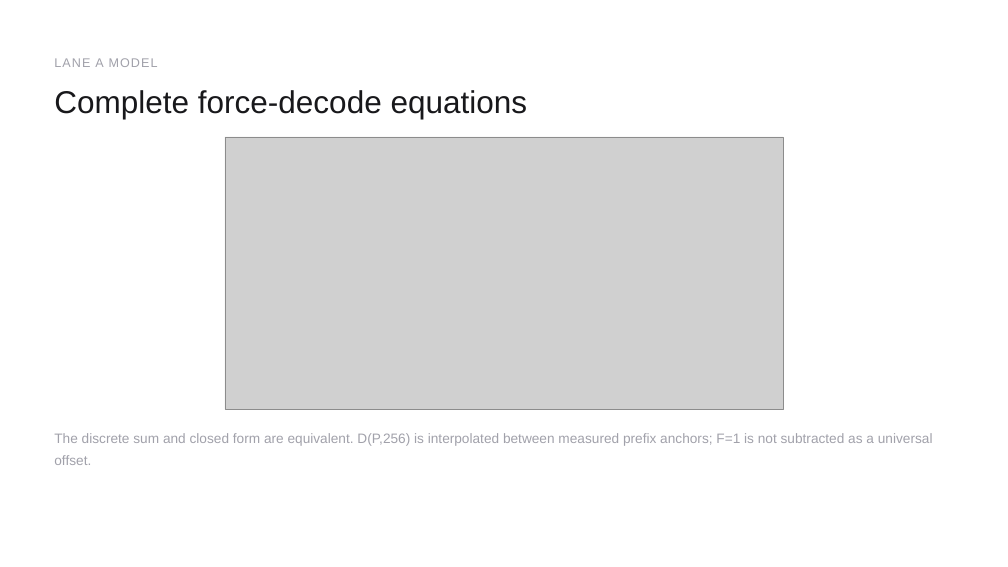
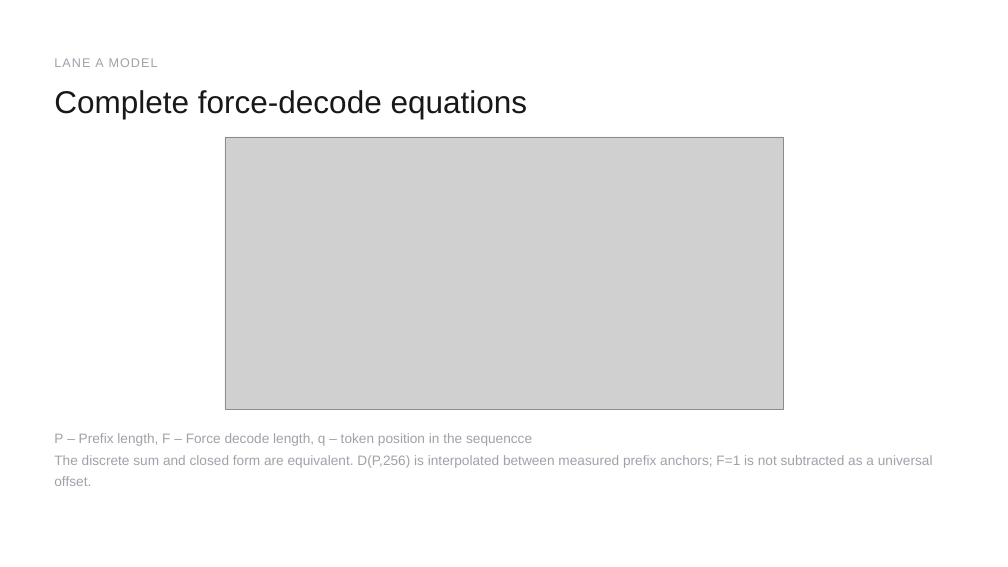
Before and after one commit to happyandslow/agent-memory, a slide deck: slide 9 of projects/WaferEngine-staging/meetings/2026-08-02.pptx (slide 8 before the commit). Drawn at 1008x567 pixels with LibreOffice and Linux fonts; fonts in the diff are those of the drawing; grey boxes stand for pictures. Boxes give left, top, right and bottom in pixels: in the first picture for what was removed or moved away, otherwise in the second. Text is boxed around its words. In the diff, an @@ line names an element or a change of style, - is before the commit and + after.

Commit message:
update slides

```diff
--- a/projects/WaferEngine-staging/meetings/2026-08-02.pptx
+++ b/projects/WaferEngine-staging/meetings/2026-08-02.pptx
@@ text at <box>54,433,532,446</box>: paragraph added @@
+P – Prefix length, F – Force decode length, q – token position in the sequencce
```
Also in this commit, not shown: 2 other slides changed, 1 slide added, 1 other file.
